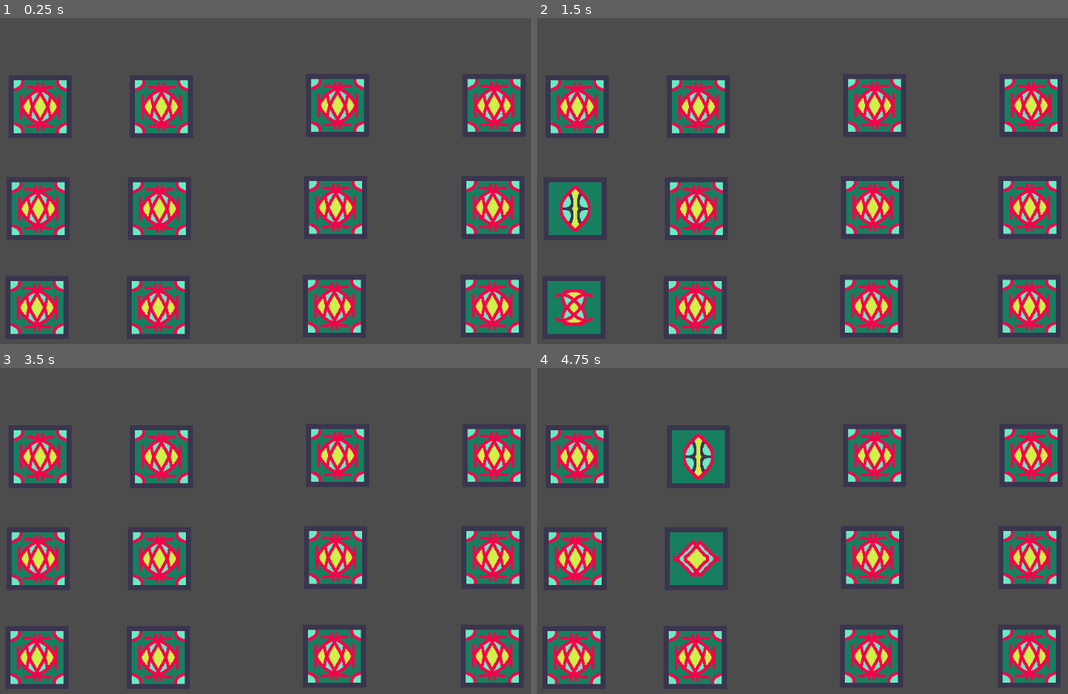
Above: before the commit, frames 1-4 (two rows, left to right).
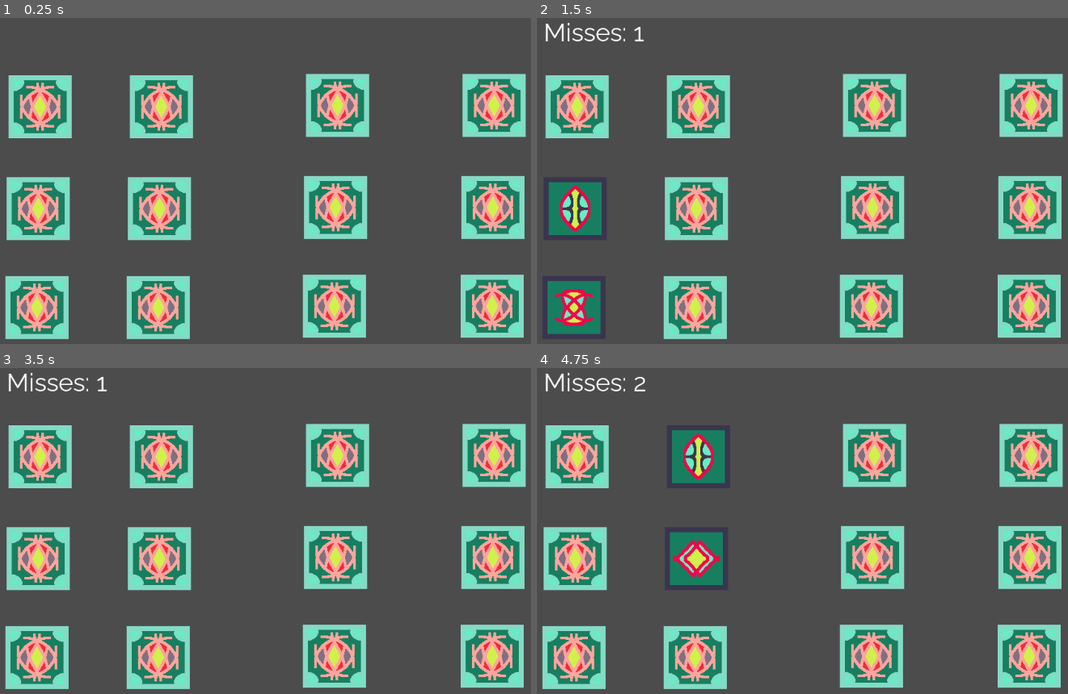
Above: after the commit, the same moments.

Repository: BasedSoup/Guacamole
Game: Godot game, scene res://Games/TileMatch/TileMatch.tscn
The game is run twice, just before and just after one commit, with the same random seed, the same clock (stepped at 60 frames per second) and the same inputs. This scene is started directly instead of the project's main scene.
Inputs (mouse positions are in pixels of both pictures, inside the frame that each line leads up to):
- Up to frame 1 (0.25 s): no input
- Up to frame 2 (1.5 s): click (574, 308) at 0.5 s; click (574, 207) at 1.25 s
- Up to frame 3 (3.5 s): click (42, 456) at 2 s; click (159, 658) at 2.75 s
- Up to frame 4 (4.75 s): click (696, 557) at 3.5 s; click (696, 456) at 4.25 s

The runs differ from the first frame. In frame 1, 19% of the frame differs, in the area x 0-100%, y 17-99%; in frame 2, 16%; in frame 3, 19%, in the area x 0-100%, y 1-99%; in frame 4, 16%.

Commit message:
Added second minigame TileMatch and improved Logon

Diff:
--- a/Games/TileMatch/TileMatch.tscn
+++ b/Games/TileMatch/TileMatch.tscn
@@ -1,7 +1,8 @@
-[gd_scene load_steps=4 format=2]
+[gd_scene load_steps=5 format=2]
 
 [ext_resource path="res://Games/TileMatch/Tiles/Blank.png" type="Texture" id=1]
 [ext_resource path="res://Games/TileMatch/Tiles.gd" type="Script" id=2]
+[ext_resource path="res://Raleway-40.tres" type="DynamicFont" id=3]
 [ext_resource path="res://Games/TileMatch/tileSignal.gd" type="Script" id=4]
 
 [node name="Node2D" type="Node2D"]
@@ -159,8 +160,11 @@
 }
 
 [node name="Label" type="Label" parent="."]
-margin_right = 414.0
-margin_bottom = 74.0
+margin_left = 40.0
+margin_top = 40.0
+margin_right = 454.0
+margin_bottom = 114.0
+custom_fonts/font = ExtResource( 3 )
 __meta__ = {
 "_edit_use_anchors_": false
 }
--- a/Games/TileMatch/Tiles.gd
+++ b/Games/TileMatch/Tiles.gd
@@ -1,10 +1,10 @@
 extends Control
 
-var types = [2,2,2,2,2,2]
-var clicked = []
-var clicks = 0
-var totalScore = 100
-var tile0 = preload("res://Games/TileMatch/Tiles/0.png")
+var types = [2,2,2,2,2,2] # Creates the maximum amount of times a tile can be used
+var clicked = [] # A list holding which tiles have been selected within a cycle
+var clicks = 0 # A counter of how many false clicks have been made to help determine points
+var totalScore = 100 # The maximum amount of points a user can gain for efficiency
+var tile0 = preload("res://Games/TileMatch/Tiles/0.png") # Load the potential textures for the buttons
 var tile1 = preload("res://Games/TileMatch/Tiles/1.png")
 var tile2 = preload("res://Games/TileMatch/Tiles/2.png")
 var tile3 = preload("res://Games/TileMatch/Tiles/3.png")
@@ -14,24 +14,27 @@
 
 # Called every frame. 'delta' is the elapsed time since the previous frame.
 func _process(delta):
-		if len(clicked) >= 2:
-			if active:
+		if len(clicked) >= 2: # Checks whether two tiles have been selected
+			if active: # Checks whether the tile authentication process is already running
 				return
-			active = true
-			yield(get_tree().create_timer(2.0), "timeout")
-			print(len(clicked))
-			var button0 = get_node(clicked[0])
+			active = true # Declares that the tile authentication process is being used
+			var button0 = get_node(clicked[0]) # Gets the two tile objects that have been selected
 			var button1 = get_node(clicked[1])
-			if clicked[0] != null:
-				if get_node(clicked[0]).Assigned != get_node(clicked[1]).Assigned:
+			if clicked[0] != null: # Checks that the tiles have actually been selected
+				if get_node(clicked[0]).Assigned != get_node(clicked[1]).Assigned: # Checks whether the two sprites have the same image
+					clicks += 1
+					get_parent().get_child(1).text = "Misses: " + str(clicks) # Tells the user how many faults they have made
+					yield(get_tree().create_timer(2.0), "timeout") # Gives a two second delay to allow the user to see what their choices were
 					button0.disabled = false
-					button1.disabled = false
-					totalScore -= 25
+					button1.disabled = false # Re-allows the tiles to be selected and hides their sprites
+				clicked.pop_front() # Clears the selected buttons
 				clicked.pop_front()
-				clicked.pop_front()
-		active = false
 
-func _ready():
+			finishCheck()
+			active = false # Declares the end of the process
+
+func _ready(): # called when the node enters the scene
+
 	GlobalVar.connect("tilePressed", self, "buttonPressed")
 	var rng = RandomNumberGenerator.new()
 	var tiles = get_child_count()
@@ -49,15 +52,15 @@
 
 
 
-func buttonPressed(buttonName):
-	if len(clicked) < 2:
+func buttonPressed(buttonName): # Checks whether a button has been pressed
+	if len(clicked) < 2: # Makes sure buttons are not being selected while the authentication is occuring
 		var button = get_node(buttonName)
 		button.disabled = true
 		clicked.append(buttonName)
 
 
 
-func tileGen(tileNumber):
+func tileGen(tileNumber): # Associates each tile with what image it should use
 	if tileNumber == 0:
 		return tile0
 	elif tileNumber == 1:
@@ -70,3 +73,14 @@
 		return tile4
 	elif tileNumber == 5:
 		return tile5
+
+func finishCheck():
+	var tiles = get_child_count()
+	for childNo in range(0,tiles):
+		if get_child(childNo).disabled == false:
+			return # Checks if all tiles are visible and therefore correct
+	totalScore -= 10 * clicks # Calculates score of user
+	if totalScore < 0:
+		totalScore = 0
+	GlobalVar.SaveScore(25+totalScore) # Saves user's score using a previously written function
+	get_tree().change_scene("res://Scenes/Main.tscn") # Returns to main screen
--- a/Games/TileMatch/tileSignal.gd
+++ b/Games/TileMatch/tileSignal.gd
@@ -1,15 +1,6 @@
 extends TextureButton
 
-export (int) var Assigned
-# Declare member variables here. Examples:
-# var a = 2
-# var b = "text"
-
-
-# Called when the node enters the scene tree for the first time.
-func _ready():
-	pass # Replace with function body.
-
+export (int) var Assigned # Assigns a variable to all buttons within the minigame
 
 func _pressed():
-	GlobalVar.emit_signal("tilePressed", self.name)
+	GlobalVar.emit_signal("tilePressed", self.name) # Tells the tile manager script the tile has been selected
--- a/Games/WhackAMole/WhackAMole.tscn
+++ b/Games/WhackAMole/WhackAMole.tscn
@@ -1,8 +1,9 @@
-[gd_scene load_steps=4 format=2]
+[gd_scene load_steps=5 format=2]
 
 [ext_resource path="res://Games/WhackAMole/Mole.jpg" type="Texture" id=1]
 [ext_resource path="res://Games/WhackAMole/Moles.gd" type="Script" id=2]
 [ext_resource path="res://Games/WhackAMole/HiddenMole.jpg" type="Texture" id=3]
+[ext_resource path="res://Raleway-40.tres" type="DynamicFont" id=4]
 
 [node name="Node2D" type="Node2D"]
 
@@ -14,10 +15,10 @@
 }
 
 [node name="Button" type="TextureButton" parent="Moles"]
-margin_left = 156.978
-margin_top = 98.995
-margin_right = 2335.98
-margin_bottom = 2499.0
+margin_left = 104.919
+margin_top = 179.085
+margin_right = 2283.92
+margin_bottom = 2579.09
 rect_scale = Vector2( 0.05, 0.05 )
 action_mode = 0
 texture_normal = ExtResource( 1 )
@@ -109,8 +110,11 @@
 }
 
 [node name="Label" type="Label" parent="."]
-margin_right = 414.0
-margin_bottom = 74.0
+margin_left = 40.0
+margin_top = 40.0
+margin_right = 454.0
+margin_bottom = 114.0
+custom_fonts/font = ExtResource( 4 )
 __meta__ = {
 "_edit_use_anchors_": false
 }
--- a/Scripts/LoadAdmin.gd
+++ b/Scripts/LoadAdmin.gd
@@ -23,5 +23,5 @@
 	return content
 
 func _pressed():
-	get_parent().get_child(1).text = JSON.print(LoadFile())
+	get_parent().get_child(1).text = JSON.print(LoadFile(), "\t")
 	#sets the contents of the text editor to the contents of the file.
--- a/Scripts/LoginButton.gd
+++ b/Scripts/LoginButton.gd
@@ -30,7 +30,7 @@
 	var counter = 0
 	for each in usersJSON["Users"]:
 		if each["Username"] == username:
-			if each["Password"] == password:
+			if each["Password"] == password.sha256_text():
 				if username == "Admin":
 					#redirects admin to admin page
 					get_tree().change_scene("res://Scenes/Admin.tscn")
@@ -45,7 +45,7 @@
 		#creates a new user
 	get_parent().get_child(1).text="New Account Created"
 	newFile = LoadFile()
-	newFile["Users"].append({"Username":username, "Password":password, "Points":0})
+	newFile["Users"].append({"Username":username, "Password":password.sha256_text(), "Points":0})
 	print(newFile)
 	SaveFile(JSON.print(newFile))
 #function for saving files
--- a/project.godot
+++ b/project.godot
@@ -19,6 +19,12 @@
 
 GlobalVar="*res://Scripts/globalVar.gd"
 
+[display]
+
+window/size/resizable=false
+window/size/borderless=true
+window/size/always_on_top=true
+
 [physics]
 
 common/enable_pause_aware_picking=true
Binary file changed: Games/TileMatch/Tiles/Blank.png
